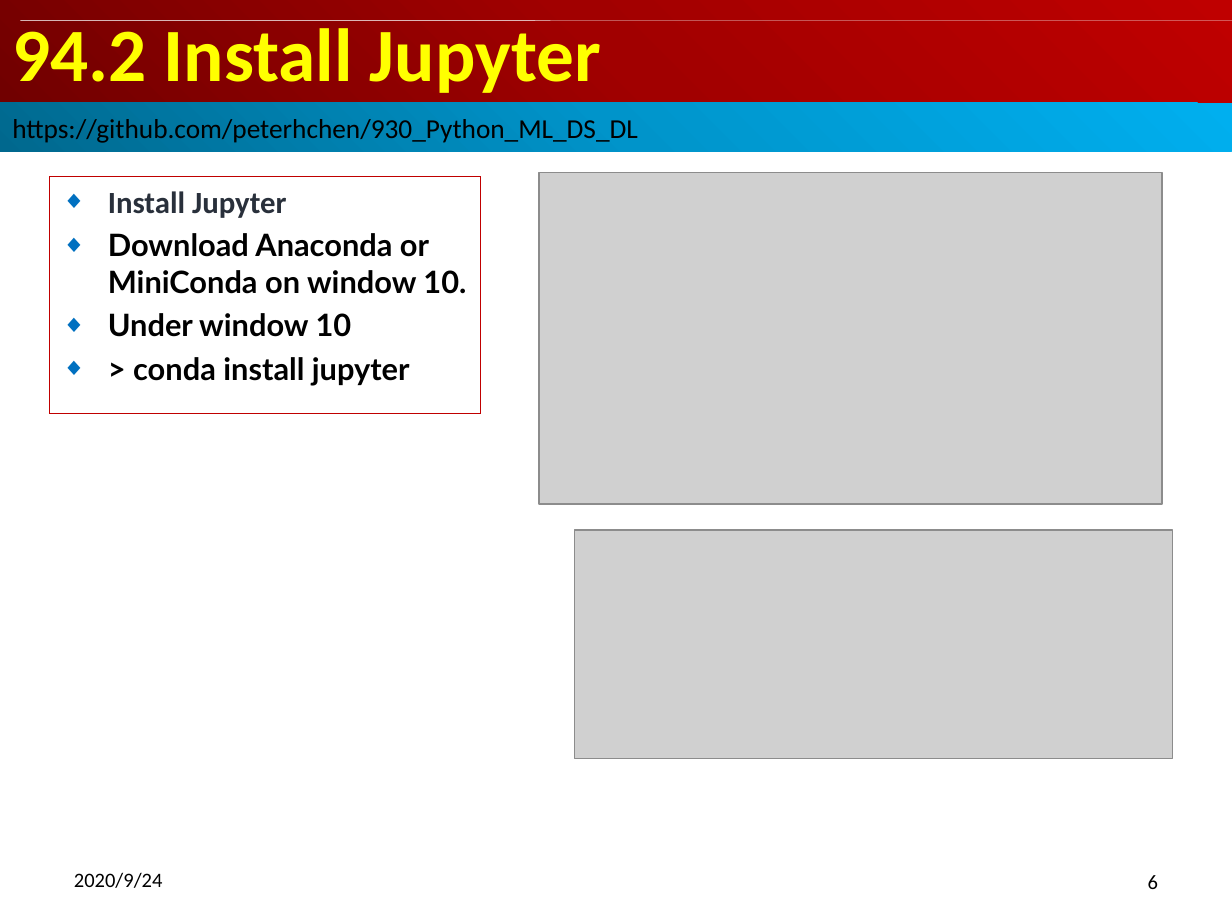
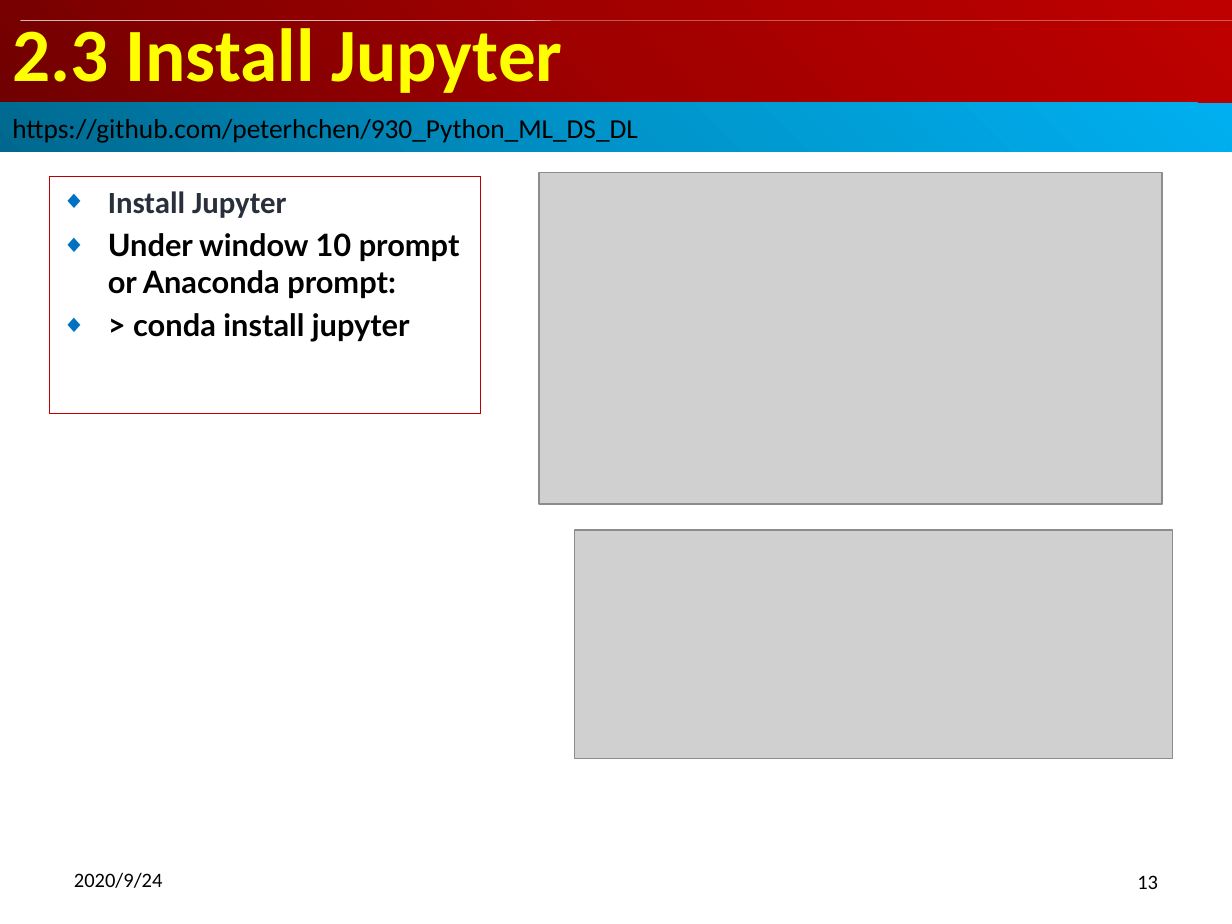
Before and after one commit to peterhchen/900_Python_ML_DS_DL, a slide deck: slide 13 of 002_SetupRunTensorflow.pptx (slide 6 before the commit). Drawn at 1232x924 pixels with LibreOffice and Linux fonts; fonts in the diff are those of the drawing; grey boxes stand for pictures. Boxes give left, top, right and bottom in pixels: in the first picture for what was removed or moved away, otherwise in the second. Text is boxed around its words. In the diff, an @@ line names an element or a change of style, - is before the commit and + after.

```diff
--- a/002_SetupRunTensorflow.pptx
+++ b/002_SetupRunTensorflow.pptx
@@ title at (x1=12, y1=20, x2=563, y2=93): text changed @@
-94.2 Install Jupyter
+2.3 Install Jupyter
@@ subtitle at (x1=108, y1=233, x2=460, y2=298): text changed @@
-◆ Download Anaconda or MiniConda on window 10.
-◆ Under window 10
+◆ Under window 10 prompt or Anaconda prompt:
@@ page number at (x1=1137, y1=875, x2=1158, y2=889): text changed @@
-6
+13
```
Also in this commit, not shown: 17 other slides changed, 7 slides added.
